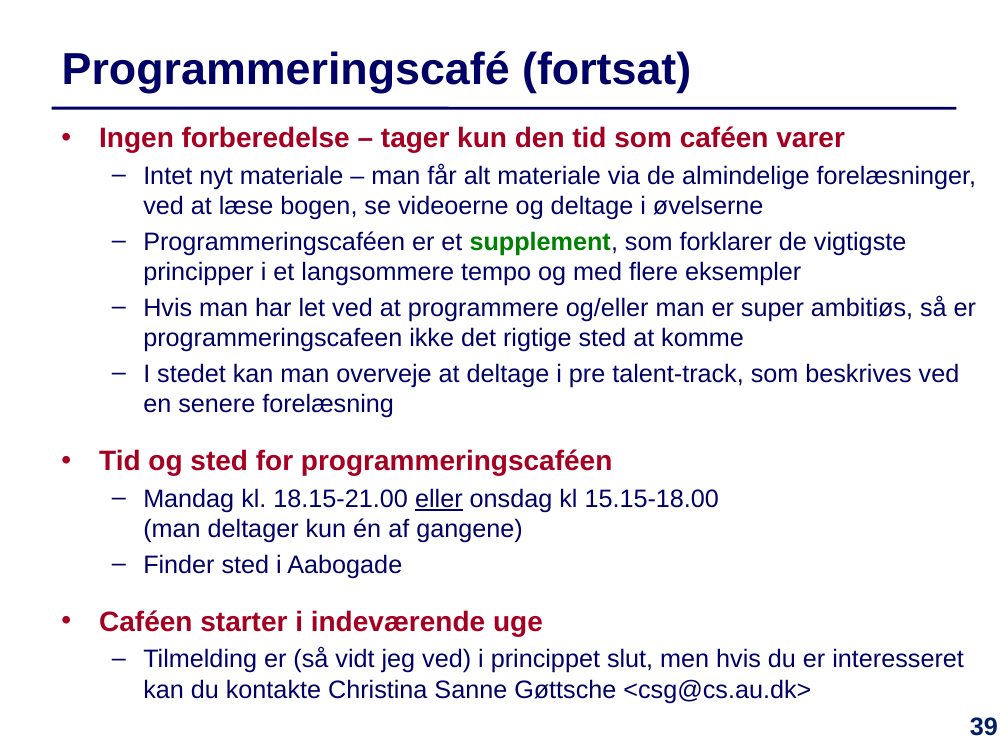
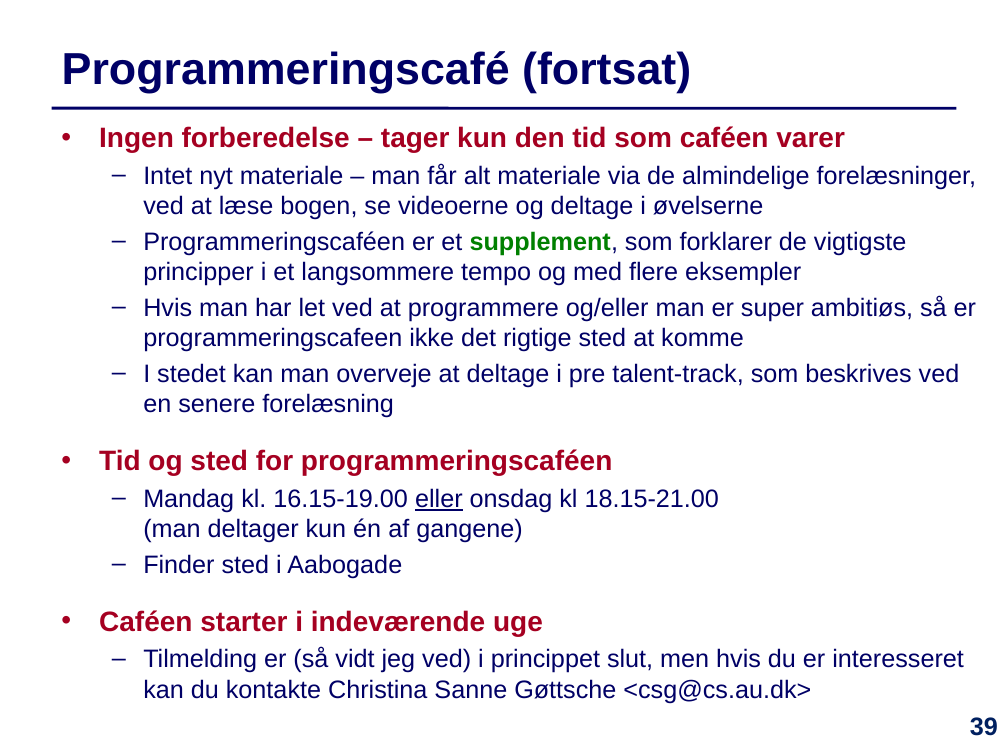
Before and after one commit to IntProgAU/Materiale, a slide deck: slide 39 of web/e23/uge_2a/Slides-Uge2-Mandag.pptx. Drawn at 1008x756 pixels with LibreOffice and Linux fonts; fonts in the diff are those of the drawing. Boxes give left, top, right and bottom in pixels: in the first picture for what was removed or moved away, otherwise in the second. Text is boxed around its words. In the diff, an @@ line names an element or a change of style, - is before the commit and + after.

```diff
--- a/web/e23/uge_2a/Slides-Uge2-Mandag.pptx
+++ b/web/e23/uge_2a/Slides-Uge2-Mandag.pptx
@@ text at (143, 488, 719, 543): text changed @@
-  – Mandag kl. 18.15-21.00 eller onsdag kl 15.15-18.00
-    (man deltager kun én af gangene)
+  – Mandag kl. 16.15-19.00 eller onsdag kl 18.15-21.00
+    (man deltager kun én af gangene)
```
Also in this commit, not shown: 4 other files.
